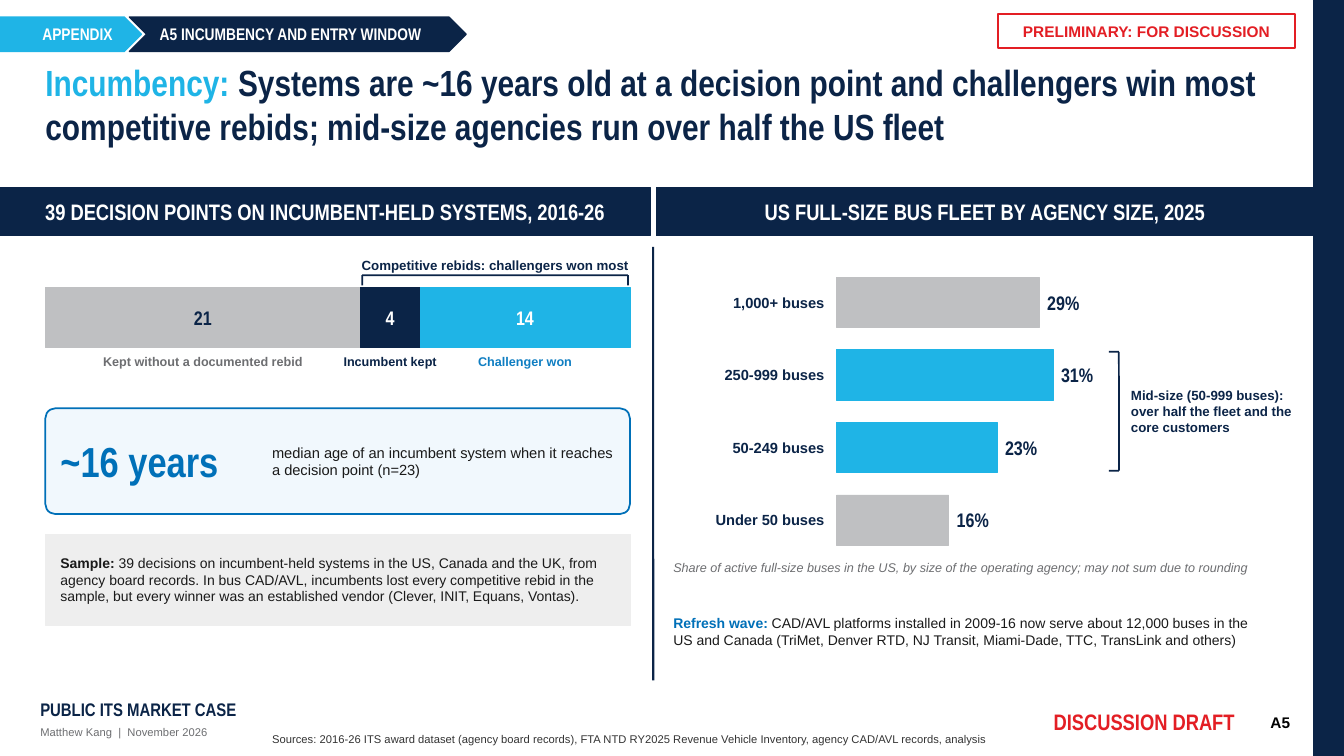
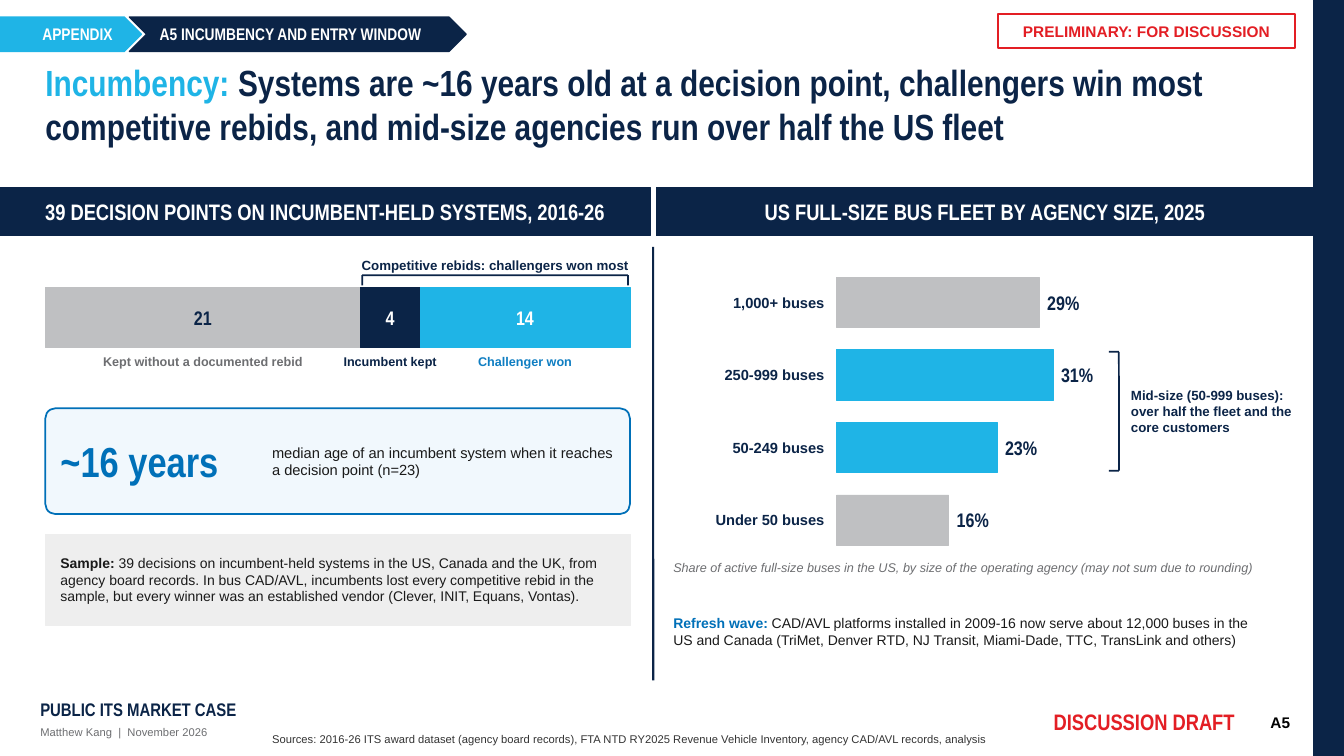
Before and after one commit to matthewkang858/Project-2-, a slide deck: slide 6 of its-market-case/deck/Public_ITS_Market_Case_Appendix.pptx. Drawn at 1344x756 pixels with LibreOffice and Linux fonts; fonts in the diff are those of the drawing. Boxes give left, top, right and bottom in pixels: in the first picture for what was removed or moved away, otherwise in the second. Text is boxed around its words. In the diff, an @@ line names an element or a change of style, - is before the commit and + after.

```diff
--- a/its-market-case/deck/Public_ITS_Market_Case_Appendix.pptx
+++ b/its-market-case/deck/Public_ITS_Market_Case_Appendix.pptx
@@ title at <box>45,69,1202,147</box>: text changed @@
-Incumbency: Systems are ~16 years old at a decision point and challengers win most competitive rebids; mid-size agencies run over half the US fleet
+Incumbency: Systems are ~16 years old at a decision point, challengers win most competitive rebids, and mid-size agencies run over half the US fleet
@@ text at <box>673,563,1252,575</box>: text changed @@
-Share of active full-size buses in the US, by size of the operating agency; may not sum due to rounding
+Share of active full-size buses in the US, by size of the operating agency (may not sum due to rounding)
```
Also in this commit, not shown: 5 other slides changed, 3 other files.
